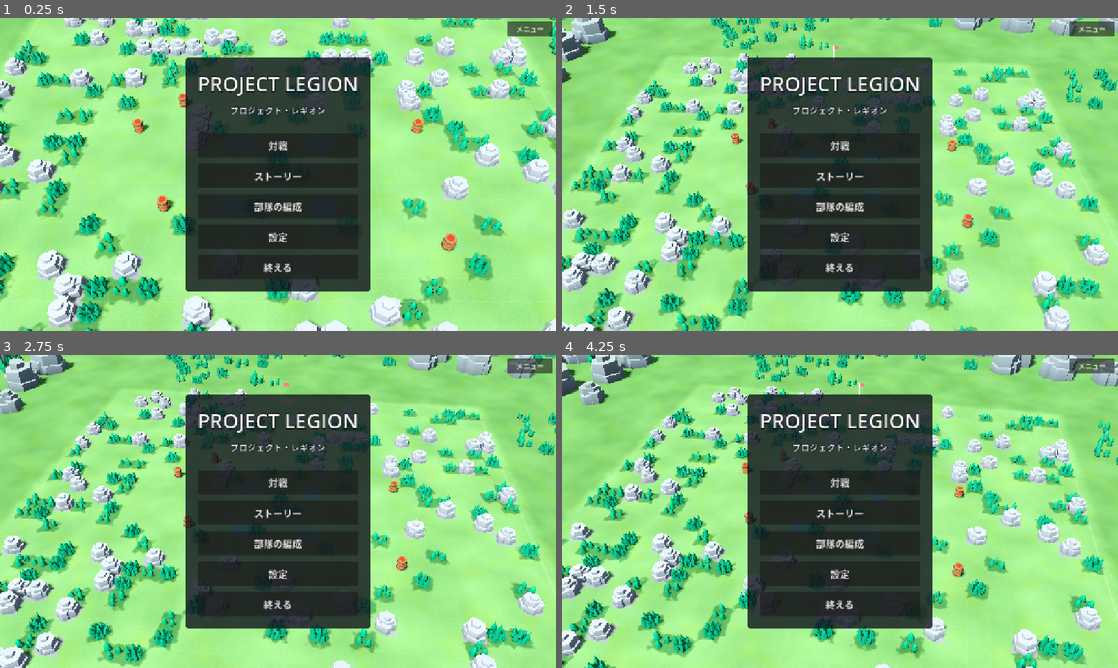
Above: before the commit, frames 1-4 (two rows, left to right).
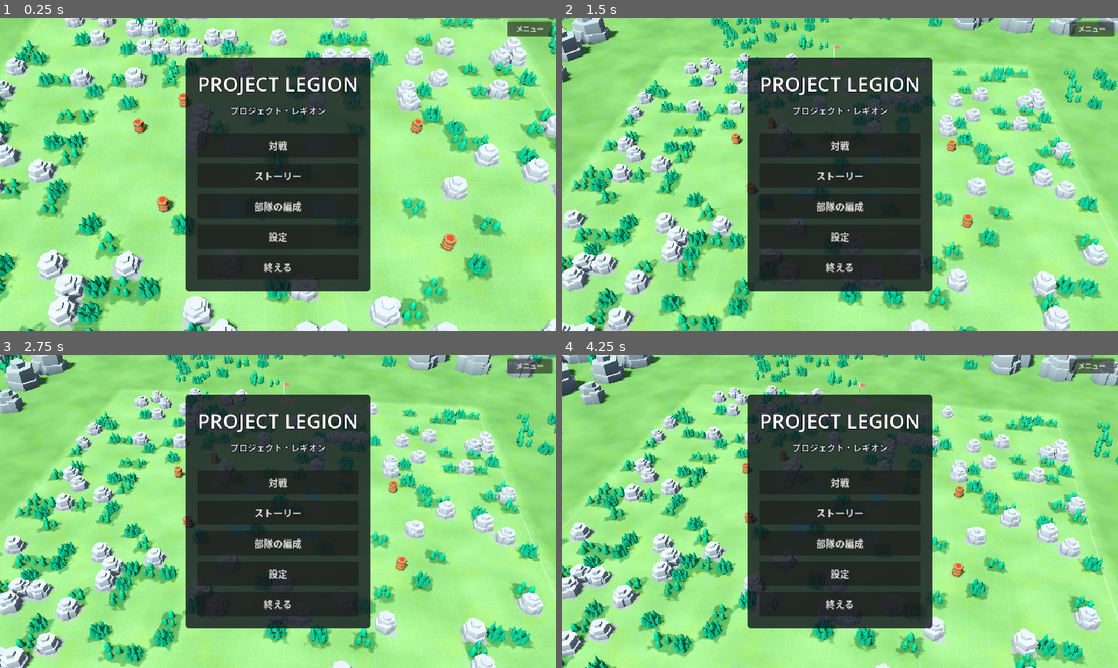
Above: after the commit, the same moments.

Repository: mattyan1053/pj-legion
Game: Godot game, scene res://game/app.tscn
Two runs of this game, one before a commit and one after it. Both use one fixed random seed, a clock stepped at 60 frames per second and the inputs below.
Inputs (mouse positions are in pixels of both pictures, inside the frame that each line leads up to):
- Up to frame 1 (0.25 s): no input
- Up to frame 2 (1.5 s): tap Enter at 0.5, 0.6 s; move the mouse to (962, 158) at 0.52 s; hold D 0.53-1.25 s; click (962, 158) at 0.67 s; tap Space at 0.77, 1.07 s; tap Keypad Enter at 0.8 s; drag from (728, 190) to (812, 237) at 1.27 s
- Up to frame 3 (2.75 s): move the mouse to (333, 442) at 2.02 s; hold D from 2.03 s (still down); tap E at 2.1 s; click (333, 442) at 2.17 s; tap Space at 2.3 s
- Up to frame 4 (4.25 s): release D at 2.75 s; drag from (812, 574) to (673, 464) at 2.77 s; move the mouse to (1006, 558) at 3.52 s; hold A from 3.53 s (still down); tap Enter at 3.6 s; click (1006, 558) at 3.67 s; tap Space at 3.77, 4.07 s; tap Keypad Enter at 3.8 s

The runs differ from the first frame. In frame 1, 7.2% of the frame differs, in the area x 0-100%, y 0-100%; in frame 2, 7.8%; in frame 3, 7.9%; in frame 4, 7.9%.

Commit message:
✨ Add a fullscreen setting with Alt+Enter and a minimum window size
Co-Authored-By: Claude Opus 5.5 <noreply@anthropic.com>
Claude-Session: https://claude.ai/code/session_019skPmxwyVWAFraKNDsMH3H

Diff:
--- a/game/app.gd
+++ b/game/app.gd
@@ -16,6 +16,7 @@
 const Sound := preload("res://game/sound.gd")
 const Run := preload("res://game/run.gd")
 const ScreenSize := preload("res://game/screen_size.gd")
+const WindowMode := preload("res://game/window_mode.gd")
 
 ## 場面を切り替え終えた（暗転が明けた）。
 signal scene_changed(scene: StringName)
@@ -32,6 +33,7 @@
 var _current_id := &""
 var _changing := false
 var _fade: ColorRect
+var _window_mode: WindowMode
 
 
 func _ready() -> void:
@@ -81,6 +83,12 @@
 	_fade.set_anchors_and_offsets_preset(Control.PRESET_FULL_RECT)
 	_fade.mouse_filter = Control.MOUSE_FILTER_IGNORE
 	layer.add_child(_fade)
+
+	# 全画面と窓（設定の「全画面」と Alt+Enter）。検査とスクリーンショットは、窓に触らない。
+	_window_mode = WindowMode.new()
+	add_child(_window_mode)
+	_window_mode.setup(context.settings, context.checking == &"")
+	_window_mode.toggled.connect(context.settings.save)
 
 	if context.checking != &"":
 		scene_changed.connect(_drive_check)
@@ -127,6 +135,7 @@
 	# 暗転が明けるまでは、新しい場面に入力を渡さない（その間の操作は、切り替えの途中なので行き先が捨てられてしまう）。
 	node.process_mode = Node.PROCESS_MODE_DISABLED
 	add_child(node)
+	move_child(_window_mode, -1)  # Alt+Enter は、場面より先に受ける（入力は、子の後ろから順に届く）
 	await _fade_to(0.0)
 	node.process_mode = Node.PROCESS_MODE_INHERIT
 	_fade.mouse_filter = Control.MOUSE_FILTER_IGNORE
--- a/game/settings.gd
+++ b/game/settings.gd
@@ -24,6 +24,7 @@
 const EFFECTS_VOLUME := &"effects_volume"
 const MUTE := &"mute"
 const SHOW_MINIMAP := &"show_minimap"
+const FULLSCREEN := &"fullscreen"
 
 ## 項目（画面に並べる順）。
 ## - key: 名前（ファイルにも、この名前で書く）。section: 画面の区分の見出し。label: 項目の名前。note: 短い説明。
@@ -65,6 +66,11 @@
 	{
 		"key": MUTE, "section": "音", "label": "音を消す",
 		"note": "音量はそのままで、すべての音を止める",
+		"kind": Kind.TOGGLE, "default": false,
+	},
+	{
+		"key": FULLSCREEN, "section": "画面", "label": "全画面",
+		"note": "オフは窓で開く（端をドラッグして大きさを変えられる）。Alt+Enter でも切り替えられる",
 		"kind": Kind.TOGGLE, "default": false,
 	},
 	{
--- /dev/null
+++ b/game/window_mode.gd
@@ -0,0 +1,54 @@
+extends Node
+## 窓の扱い（docs/screen-size.md の「窓と全画面」）。設定の「全画面」を窓に効かせ、Alt+Enter で切り替え、窓の最小の大きさを決める。
+## アプリ（app.gd）が 1 つ持つ。検査とスクリーンショットの道具では、窓に触らない（決めた大きさで回すため）。
+
+const Settings := preload("res://game/settings.gd")
+
+## 窓をこれより小さくできない（16:9。これより小さいと、文字が読めないほど小さくなる）。
+const MIN_WINDOW_SIZE := Vector2i(960, 540)
+
+## 全画面を Alt+Enter で切り替えた（設定を取っておく合図）。
+signal toggled
+
+var _settings: Settings
+var _touch_window := true
+
+
+## settings の「全画面」を窓に効かせる。touch_window が偽なら、窓に触らない（検査とスクリーンショット）。
+func setup(settings: Settings, touch_window: bool) -> void:
+	_settings = settings
+	_touch_window = touch_window
+	if _touch_window:
+		get_window().min_size = MIN_WINDOW_SIZE
+	settings.changed.connect(func(key: StringName) -> void:
+		if key == Settings.FULLSCREEN:
+			apply())
+	apply()
+
+
+## 設定の値に、窓を合わせる。
+func apply() -> void:
+	if not _touch_window or DisplayServer.get_name() == "headless":
+		return
+	var window := get_window()
+	var fullscreen: bool = _settings.value(Settings.FULLSCREEN)
+	var now_fullscreen := window.mode in [Window.MODE_FULLSCREEN, Window.MODE_EXCLUSIVE_FULLSCREEN]
+	if fullscreen and not now_fullscreen:
+		window.mode = Window.MODE_FULLSCREEN
+	elif not fullscreen and now_fullscreen:
+		window.mode = Window.MODE_WINDOWED
+
+
+## Alt+Enter で、全画面と窓を切り替える。ほかの何よりも先に受ける（app.gd がこのノードを子の最後に置く）。
+func _input(event: InputEvent) -> void:
+	if _settings != null and is_toggle_key(event):
+		get_viewport().set_input_as_handled()
+		_settings.set_value(Settings.FULLSCREEN, not _settings.value(Settings.FULLSCREEN))
+		toggled.emit()
+
+
+## 全画面を切り替えるキー（Alt+Enter。テンキーの Enter も）。
+static func is_toggle_key(event: InputEvent) -> bool:
+	var key := event as InputEventKey
+	return key != null and key.pressed and not key.echo and key.alt_pressed \
+		and key.keycode in [KEY_ENTER, KEY_KP_ENTER]
--- /dev/null
+++ b/tests/game/test_window_mode.gd
@@ -0,0 +1,35 @@
+extends "res://tests/base_test.gd"
+## 窓の扱い（game/window_mode.gd）と、設定の「全画面」。
+
+const WindowMode := preload("res://game/window_mode.gd")
+const Settings := preload("res://game/settings.gd")
+
+
+func _key(keycode: Key, alt: bool, pressed := true, echo := false) -> InputEventKey:
+	var event := InputEventKey.new()
+	event.keycode = keycode
+	event.alt_pressed = alt
+	event.pressed = pressed
+	event.echo = echo
+	return event
+
+
+func test_alt_enter_toggles_and_nothing_else_does() -> void:
+	assert_true(WindowMode.is_toggle_key(_key(KEY_ENTER, true)))
+	assert_true(WindowMode.is_toggle_key(_key(KEY_KP_ENTER, true)))
+	assert_false(WindowMode.is_toggle_key(_key(KEY_ENTER, false)), "Alt の無い Enter")
+	assert_false(WindowMode.is_toggle_key(_key(KEY_ENTER, true, false)), "離したとき")
+	assert_false(WindowMode.is_toggle_key(_key(KEY_ENTER, true, true, true)), "押しっぱなしの繰り返し")
+	assert_false(WindowMode.is_toggle_key(_key(KEY_SPACE, true)))
+	assert_false(WindowMode.is_toggle_key(InputEventMouseButton.new()))
+
+
+func test_fullscreen_is_a_screen_setting_that_starts_windowed() -> void:
+	var entry := Settings.item(Settings.FULLSCREEN)
+	assert_eq(entry.get("section"), "画面")
+	assert_eq(entry.get("kind"), Settings.Kind.TOGGLE)
+	assert_eq(Settings.new().value(Settings.FULLSCREEN), false, "初めは窓で開く")
+
+
+func test_minimum_window_is_sixteen_by_nine() -> void:
+	assert_eq(WindowMode.MIN_WINDOW_SIZE.x * 9, WindowMode.MIN_WINDOW_SIZE.y * 16)
Not shown, added: game/window_mode.gd.uid
Not shown, added: tests/game/test_window_mode.gd.uid
Not shown, changed: docs/screen-size.md
Not shown, changed: docs/system-menu.md
